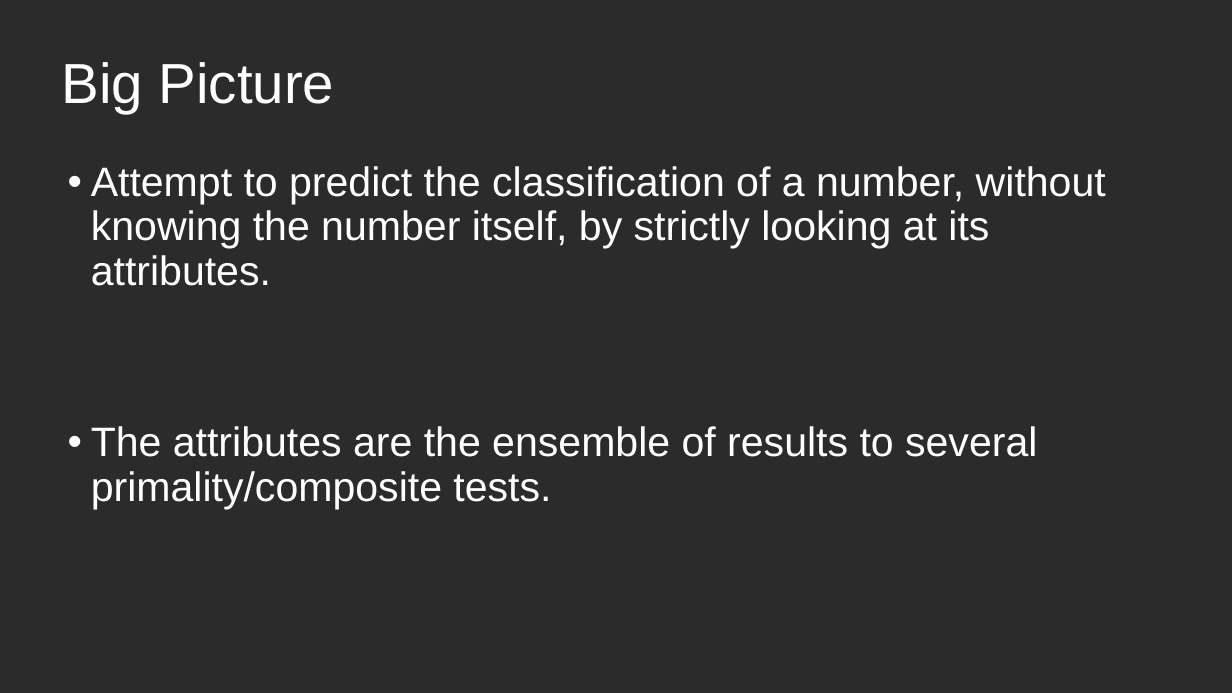
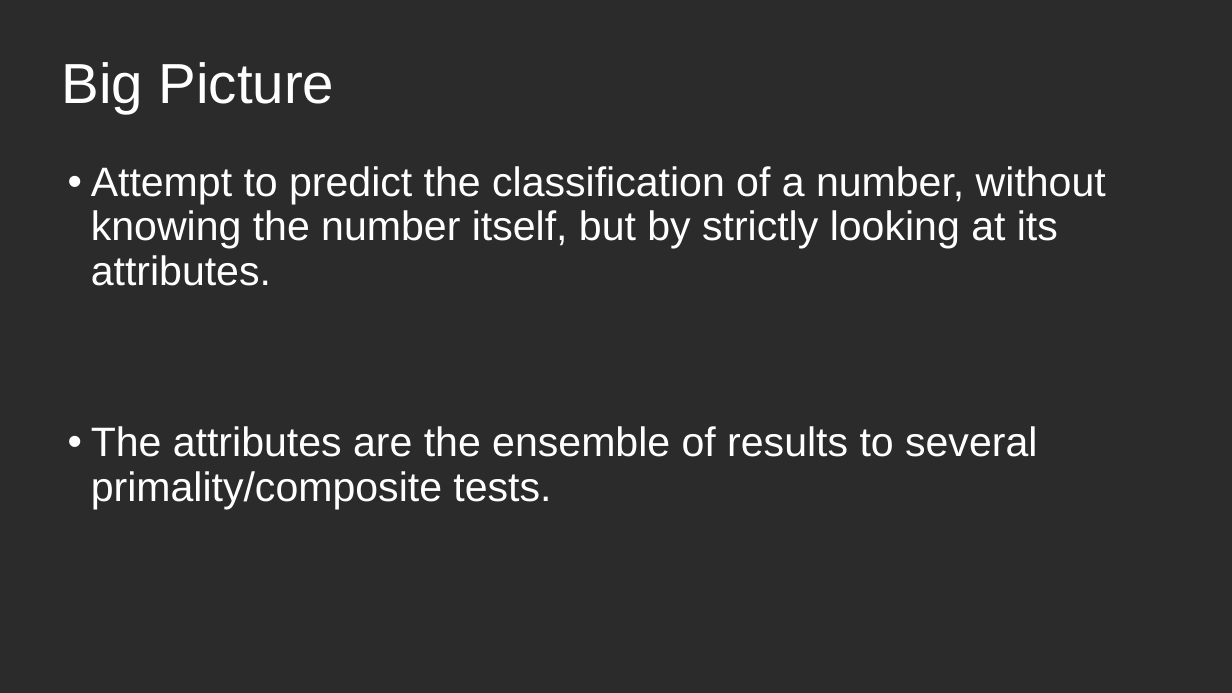
Before and after one commit to rohansaha/CSC-635-Data-Mining-, a slide deck: slide 10 of Classifying natural numbers.pptx (slide 9 before the commit). Drawn at 1232x693 pixels with LibreOffice and Linux fonts; fonts in the diff are those of the drawing; background and template pictures are left out; a plain dark background stands for a picture behind light text. Boxes give left, top, right and bottom in pixels: in the first picture for what was removed or moved away, otherwise in the second. Text is boxed around its words. In the diff, an @@ line names an element or a change of style, - is before the commit and + after.

```diff
--- a/Classifying natural numbers.pptx
+++ b/Classifying natural numbers.pptx
@@ text at (91,166,1106,286): text changed @@
-• Attempt to predict the classification of a number, without knowing the number itself, by strictly looking at its attributes.
+• Attempt to predict the classification of a number, without knowing the number itself, but by strictly looking at its attributes.
```
Also in this commit, not shown: 3 other slides changed, 4 slides added, 1 slide removed.
